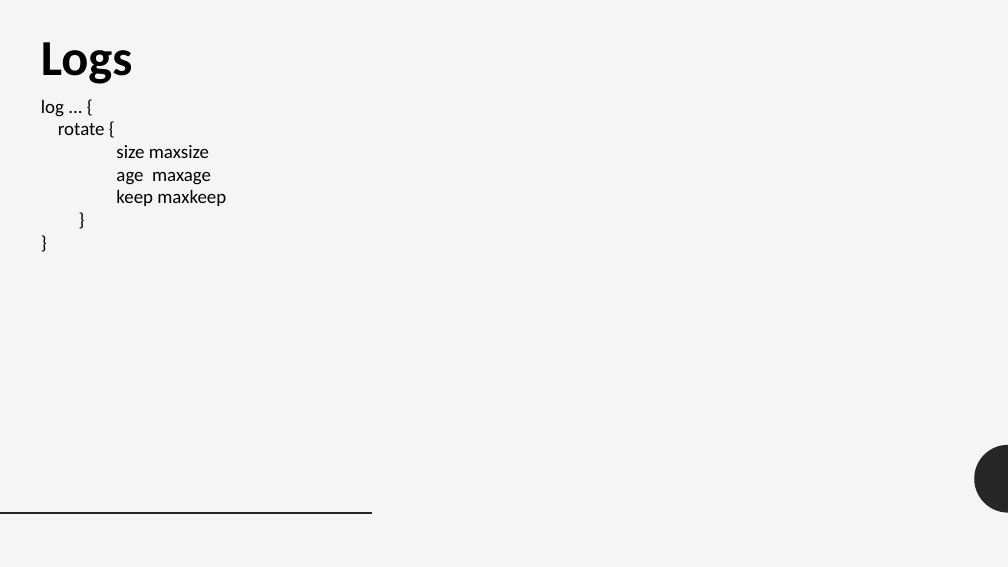
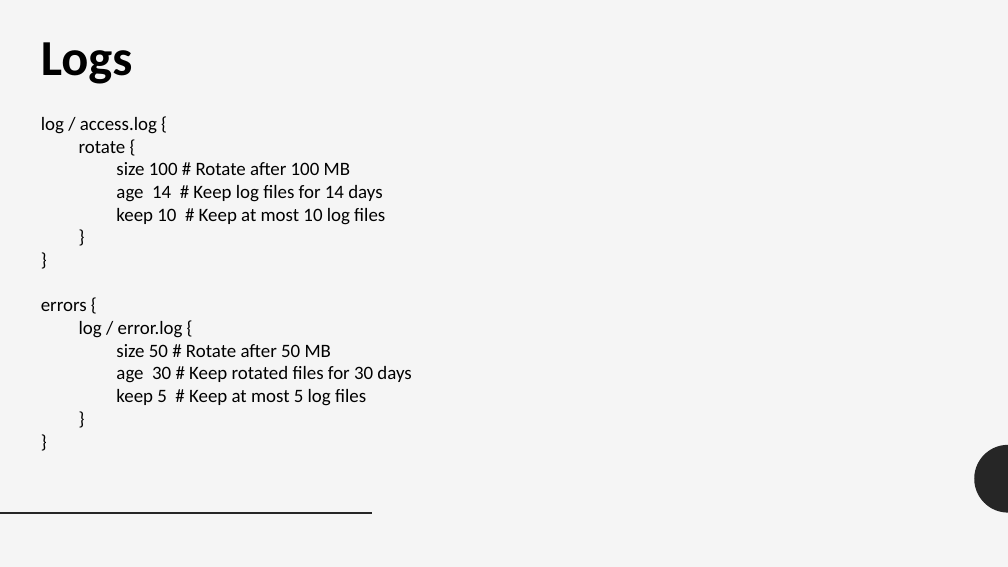
Before and after one commit to hieuha/Caddy-Configuration, a slide deck: slide 14 of 0x1115/Seminar/Jun-11-Caddy-Nginx.pptx. Drawn at 1008x567 pixels with LibreOffice and Linux fonts; fonts in the diff are those of the drawing. Boxes give left, top, right and bottom in pixels: in the first picture for what was removed or moved away, otherwise in the second. Text is boxed around its words. In the diff, an @@ line names an element or a change of style, - is before the commit and + after.

```diff
--- a/0x1115/Seminar/Jun-11-Caddy-Nginx.pptx
+++ b/0x1115/Seminar/Jun-11-Caddy-Nginx.pptx
@@ text removed at (41,100,226,206) @@
-log ... {
-rotate {
-size maxsize
-age maxage
-keep maxkeep
-}
-}
@@ text added at (41,117,411,406), 18 pt, text #000000 @@
+log / access.log {
+rotate {
+size 100 # Rotate after 100 MB
+age 14 # Keep log files for 14 days
+keep 10 # Keep at most 10 log files
+}
+}
+errors {
+log / error.log {
+size 50 # Rotate after 50 MB
+age 30 # Keep rotated files for 30 days
+keep 5 # Keep at most 5 log files
+}
+}
```
Also in this commit, not shown: 4 other slides changed, 1 slide added.
